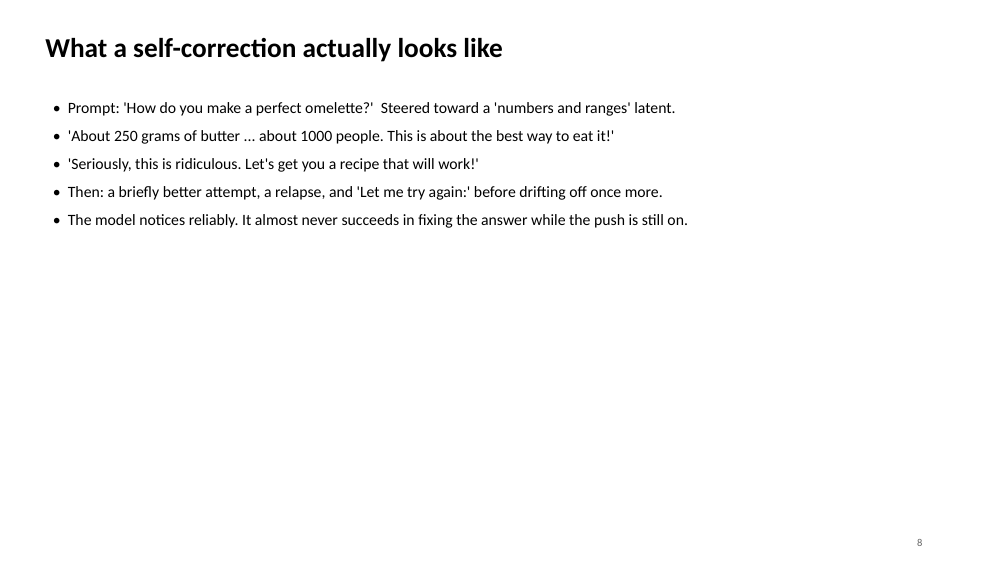
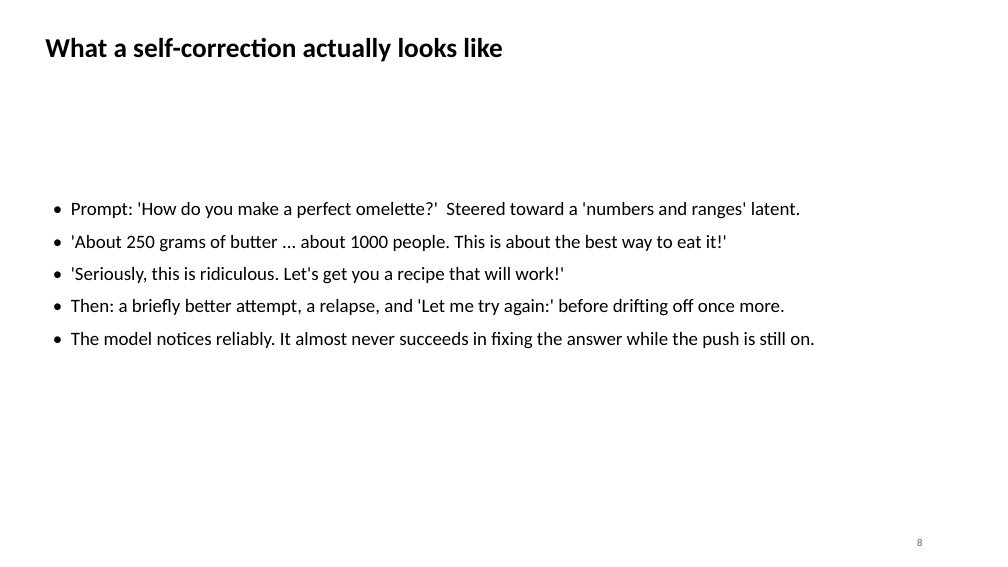
Before and after one commit to shouvik-majumder/steering-resistance, a slide deck: slide 8 of data/deck/ESR_replication.pptx. Drawn at 1008x567 pixels with LibreOffice and Linux fonts; fonts in the diff are those of the drawing. Boxes give left, top, right and bottom in pixels: in the first picture for what was removed or moved away, otherwise in the second. Text is boxed around its words. In the diff, an @@ line names an element or a change of style, - is before the commit and + after.

Commit message:
Deck layout: wrapped-line sizing, vertical centring, shorter prefill labels

```diff
--- a/data/deck/ESR_replication.pptx
+++ b/data/deck/ESR_replication.pptx
@@ text "• Prompt: 'How do you ...": place and size @@
-text "• Prompt: 'How do you ..." at [68,102,688,228]
+text "• Prompt: 'How do you ..." at [71,202,815,349]
@@ text "• Prompt: 'How do you ..." at [71,202,815,349]: size 15 to 18 pt @@
```
Also in this commit, not shown: 9 other slides changed, 2 other files.
